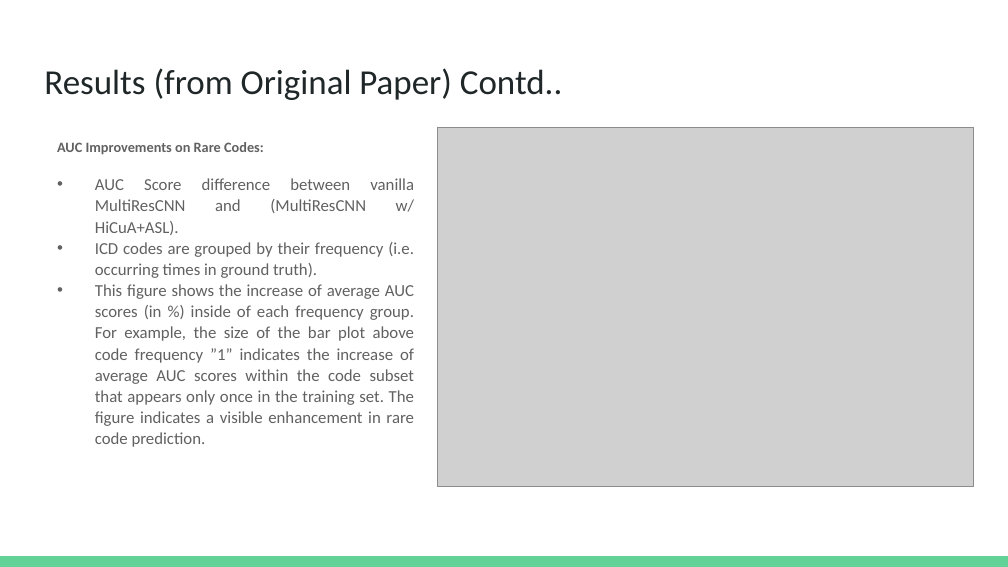
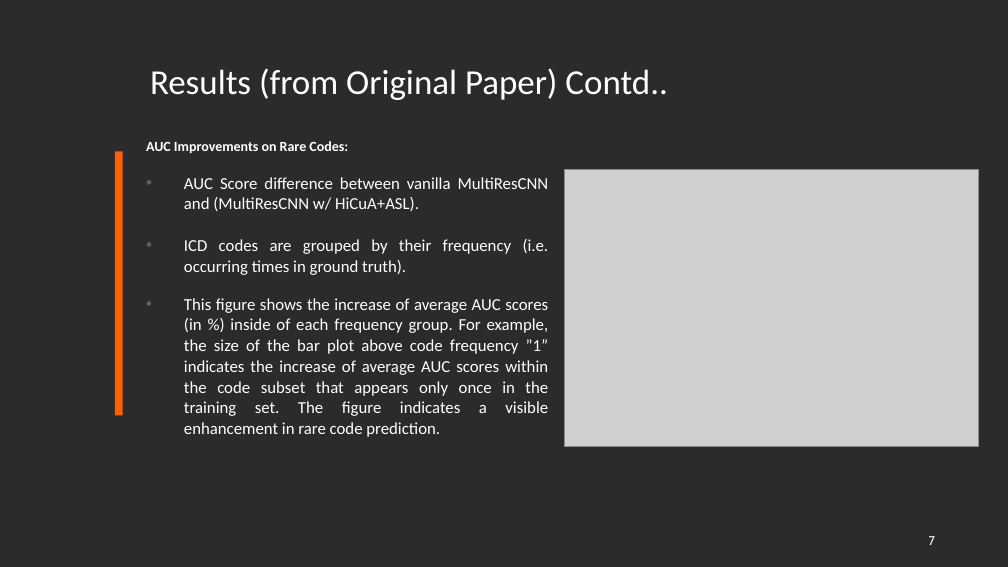
Before and after one commit to dbiswas0605/MCS-DS-CS598-DLH-HiCu, a slide deck: slide 7 of Presentation/CS598 DL4H Project Presentation.pptx. Drawn at 1008x567 pixels with LibreOffice and Linux fonts; fonts in the diff are those of the drawing; grey boxes stand for pictures; background and template pictures are left out; a plain dark background stands for a picture behind light text. Boxes give left, top, right and bottom in pixels: in the first picture for what was removed or moved away, otherwise in the second. Text is boxed around its words. In the diff, an @@ line names an element or a change of style, - is before the commit and + after.

```diff
--- a/Presentation/CS598 DL4H Project Presentation.pptx
+++ b/Presentation/CS598 DL4H Project Presentation.pptx
@@ background #FFFFFF to picture (left out) @@
@@ title "Results (from Original Paper) Contd..": place and size @@
-title "Results (from Original Paper) Contd.." at [44,68,562,100]
+title "Results (from Original Paper) Contd.." at [150,68,667,100]
@@ title "Results (from Original Paper) Contd.." at [150,68,667,100]: text colour #202729 to #FFFFFF @@
@@ text "AUC Improvements on Rare Codes:": place and size @@
-text "AUC Improvements on Rare Codes:" at [57,142,415,447]
+text "AUC Improvements on Rare Codes:" at [146,141,549,437]
@@ text "AUC Improvements on Rare Codes:" at [146,141,549,437]: size 10.2 to 10 pt in "AUC Improvements on Rare Codes:"; text colour #616161 to #FFFFFF; line spacing 1.05 to 1.03 @@
@@ rectangle added at [115,151,123,415], fill #FF5F05 @@
@@ picture: place and size @@
-picture at [437,127,974,486]
+picture at [564,169,979,447]
@@ page number added at [929,536,935,545], 9 pt, text #FFFFFF @@
+7
@@ rectangle removed at [0,556,1008,567] @@
```
Also in this commit, not shown: 13 other slides changed, 1 slide added, 1 other file.
